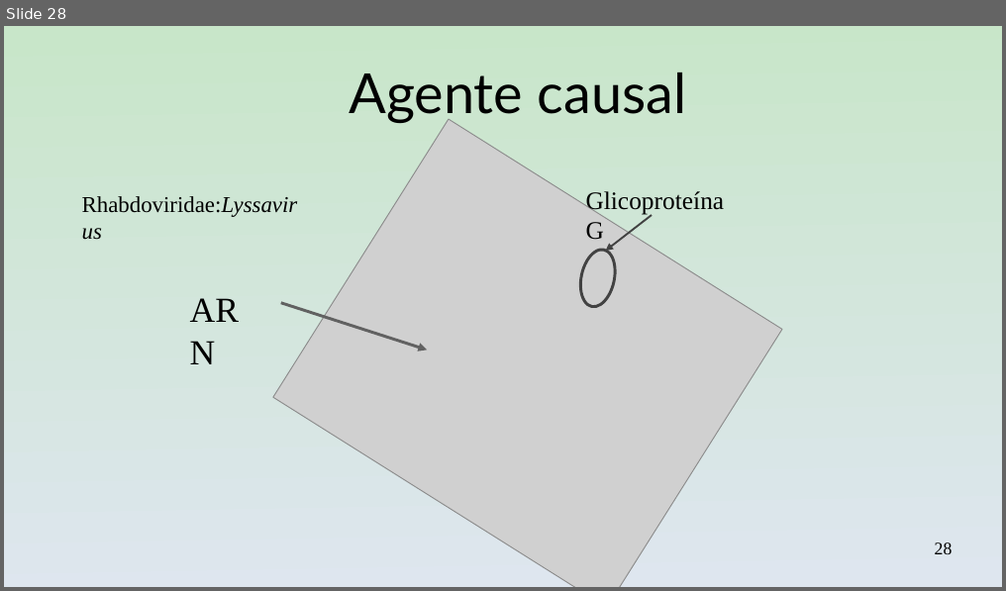
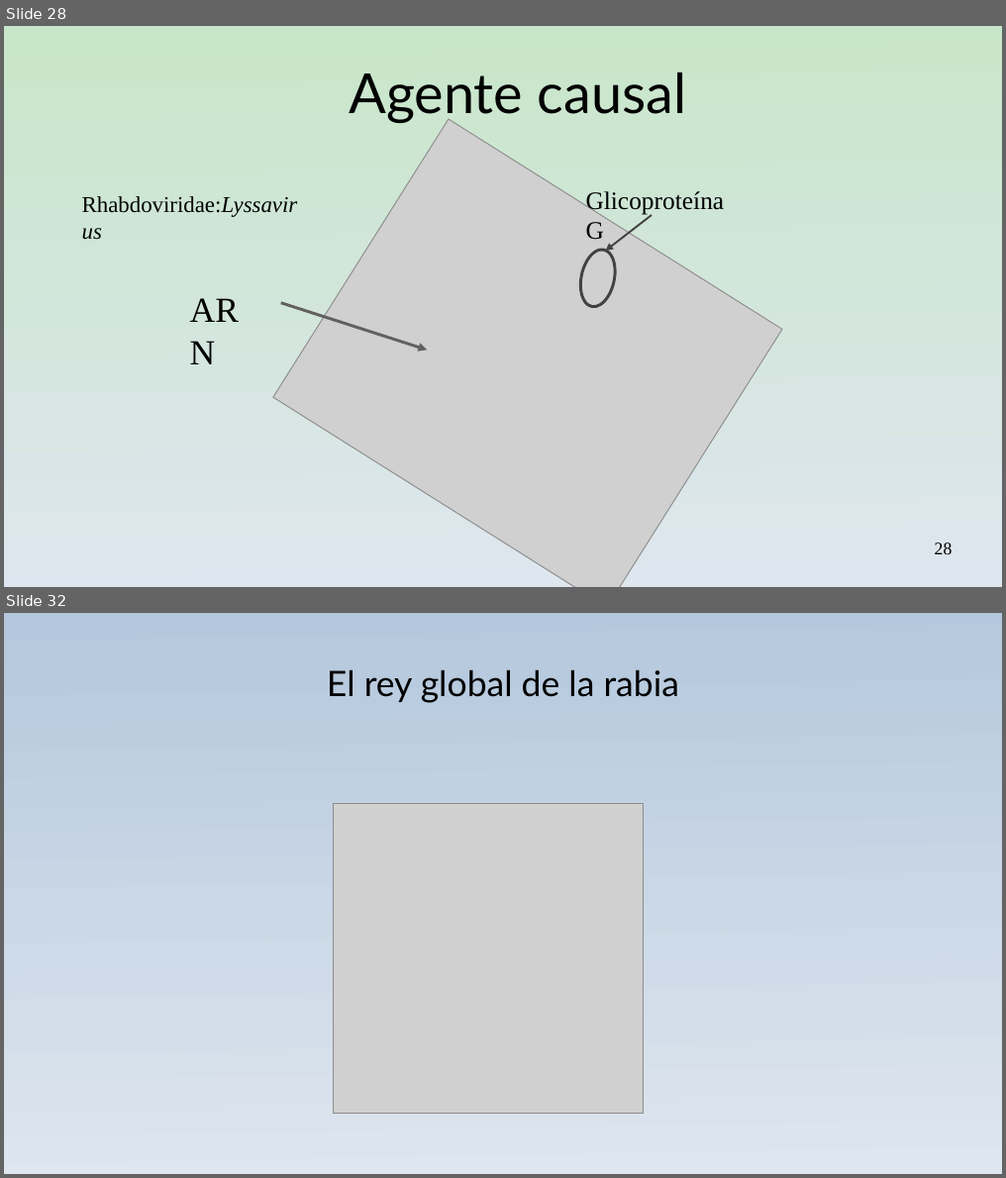
Before and after one commit to gerardommc/Medicina-Cons, a slide deck: Infecciosas.odp. Shown one above the other, each under a label of ours: slide 28 before the commit, slides 28 and 32 after it; the slides between them are not shown. The pictures are 1006x591 and 1006x1178 pixels, drawn with LibreOffice and Linux fonts; fonts in the diff are those of the drawing; grey boxes stand for pictures. Boxes give left, top, right and bottom in pixels: in the first picture for what was removed or moved away, otherwise in the second. Text is boxed around its words. In the diff, an @@ line names an element or a change of style, - is before the commit and + after.

```diff
--- a/Infecciosas.odp
+++ b/Infecciosas.odp
@@ slide 32 added at [4,613,1002,1174], background gradient #B4C7DC to #DEE6EF @@
@@ title added at [327,669,679,703], 28 pt, text #000000 @@
+El rey global de la rabia
@@ picture added at [334,803,644,1113] @@
```
Also in this commit, not shown: 4 other slides added, 1 slide removed, 2 other files.
